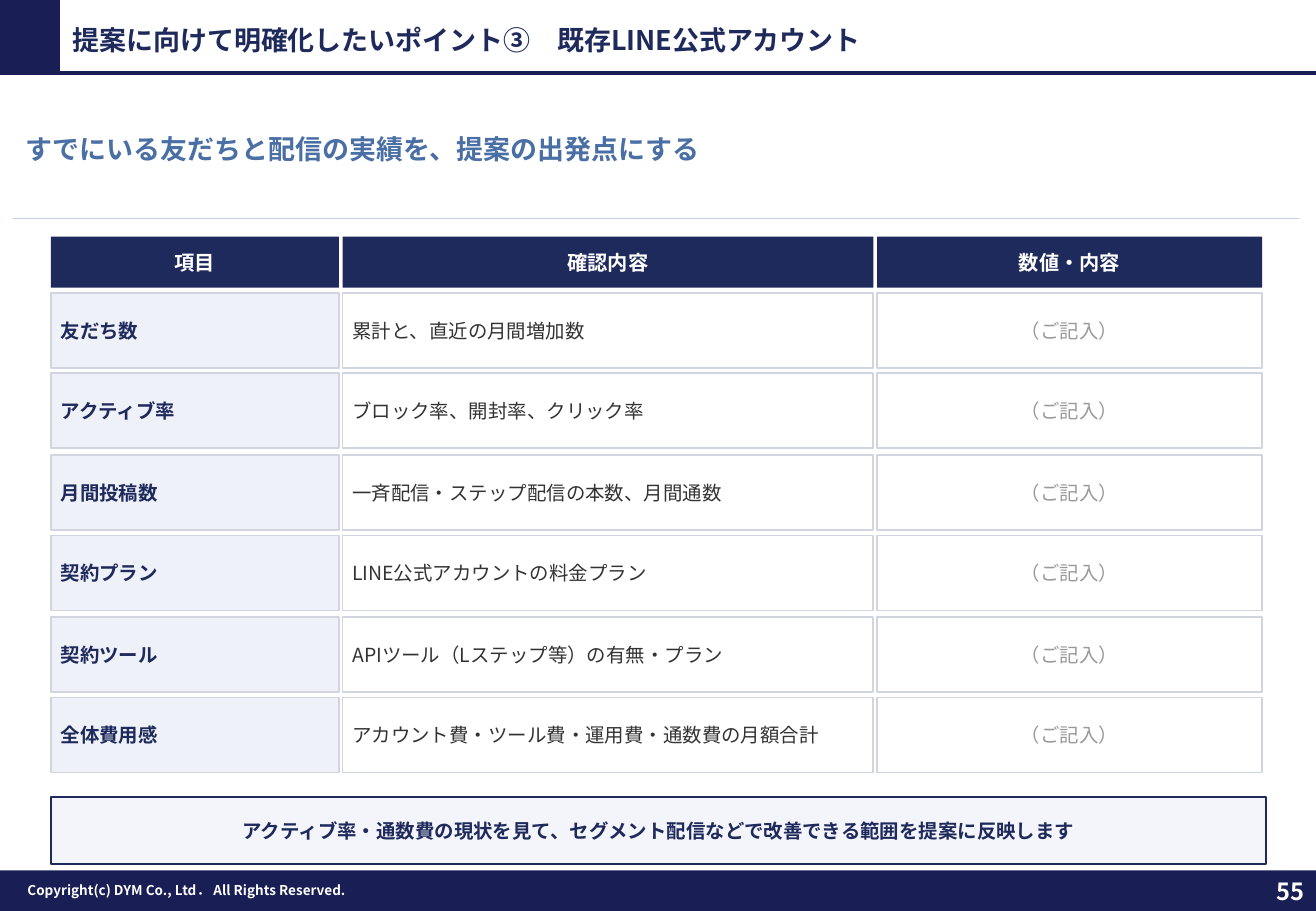
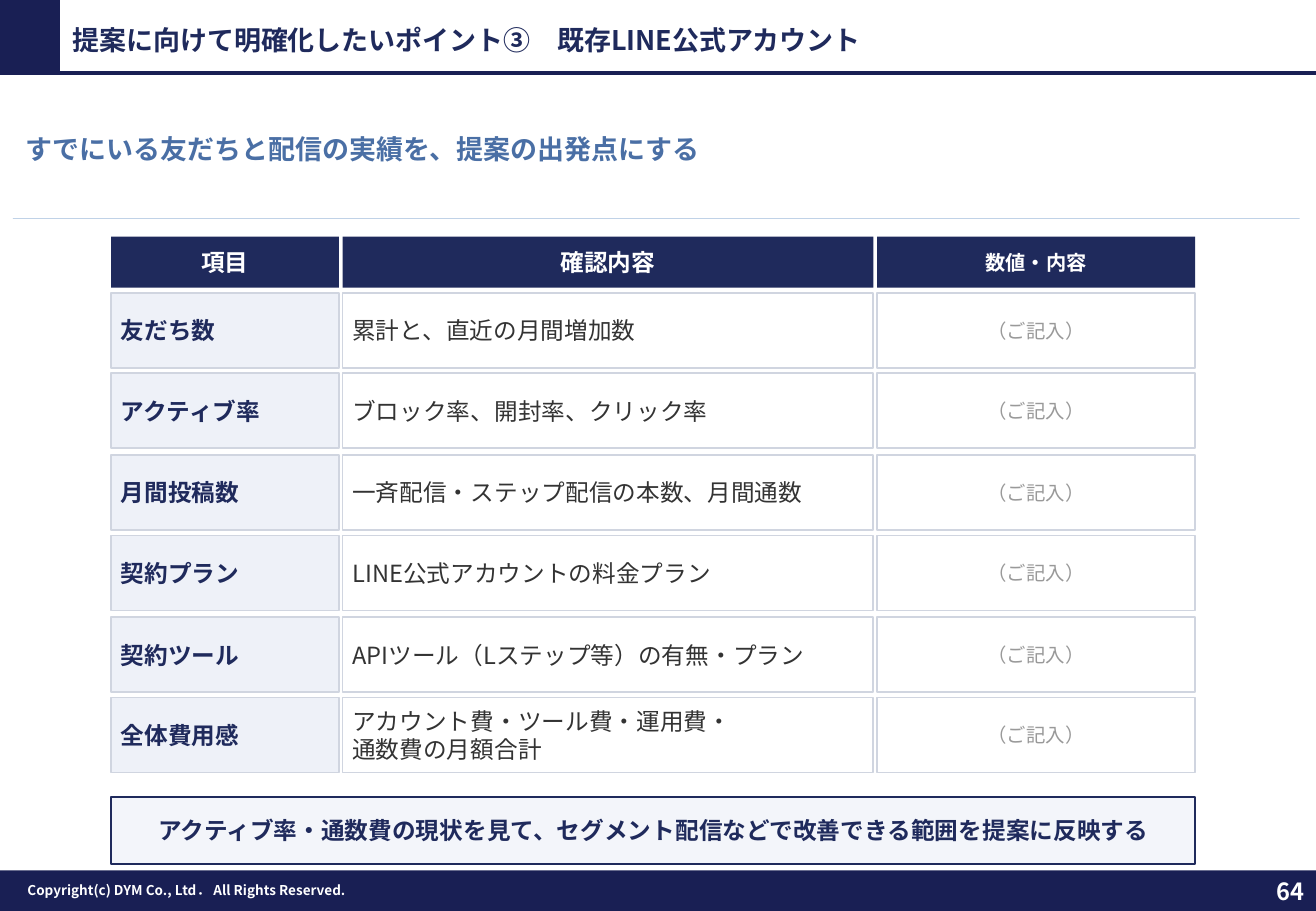
Before and after one commit to tonomura-r-dev/folder, a slide deck: slide 64 of 教育（塾）業界_LINE公式アカウント運用のご提案_新FMT版.pptx (slide 55 before the commit). Drawn at 1316x911 pixels with LibreOffice and Linux fonts; fonts in the diff are those of the drawing; background and template pictures are left out. Boxes give left, top, right and bottom in pixels: in the first picture for what was removed or moved away, otherwise in the second. Text is boxed around its words. In the diff, an @@ line names an element or a change of style, - is before the commit and + after.

```diff
--- a/教育（塾）業界_LINE公式アカウント運用のご提案_新FMT版.pptx
+++ b/教育（塾）業界_LINE公式アカウント運用のご提案_新FMT版.pptx
@@ rectangle "項目" at box(112, 237, 339, 288): size 12 to 14 pt @@
@@ rectangle "項目": place and size @@
-rectangle "項目" at box(51, 237, 339, 288)
+rectangle "項目" at box(112, 237, 339, 288)
@@ rectangle "確認内容" at box(343, 237, 874, 288): size 12 to 14 pt @@
@@ rectangle "数値・内容": place and size @@
-rectangle "数値・内容" at box(877, 237, 1263, 288)
+rectangle "数値・内容" at box(877, 237, 1196, 288)
@@ rectangle "友だち数": place and size @@
-rectangle "友だち数" at box(51, 293, 339, 368)
+rectangle "友だち数" at box(112, 293, 339, 368)
@@ rectangle "（ご記入）": place and size @@
-rectangle "（ご記入）" at box(877, 293, 1263, 368)
+rectangle "（ご記入）" at box(877, 293, 1196, 368)
@@ rectangle "アクティブ率": place and size @@
-rectangle "アクティブ率" at box(51, 373, 339, 448)
+rectangle "アクティブ率" at box(112, 373, 339, 448)
@@ rectangle "（ご記入）": place and size @@
-rectangle "（ご記入）" at box(877, 373, 1263, 448)
+rectangle "（ご記入）" at box(877, 373, 1196, 448)
@@ rectangle "月間投稿数": place and size @@
-rectangle "月間投稿数" at box(51, 456, 339, 531)
+rectangle "月間投稿数" at box(112, 456, 339, 531)
@@ rectangle "（ご記入）": place and size @@
-rectangle "（ご記入）" at box(877, 456, 1263, 531)
+rectangle "（ご記入）" at box(877, 456, 1196, 531)
@@ rectangle "契約プラン": place and size @@
-rectangle "契約プラン" at box(51, 536, 339, 611)
+rectangle "契約プラン" at box(112, 536, 339, 611)
@@ rectangle "（ご記入）": place and size @@
-rectangle "（ご記入）" at box(877, 536, 1263, 611)
+rectangle "（ご記入）" at box(877, 536, 1196, 611)
@@ rectangle "契約ツール": place and size @@
-rectangle "契約ツール" at box(51, 617, 339, 693)
+rectangle "契約ツール" at box(112, 617, 339, 693)
@@ rectangle "（ご記入）": place and size @@
-rectangle "（ご記入）" at box(877, 617, 1263, 693)
+rectangle "（ご記入）" at box(877, 617, 1196, 693)
@@ size 11.5 to 14 pt in 11 elements at box(343, 293, 874, 368), box(343, 373, 874, 448), box(343, 456, 874, 531), box(343, 536, 874, 611), box(343, 617, 874, 693), box(112, 293, 339, 368), box(112, 373, 339, 448), box(112, 456, 339, 531), box(112, 536, 339, 611), box(112, 617, 339, 693), box(112, 697, 339, 773) @@
@@ rectangle "全体費用感": place and size @@
-rectangle "全体費用感" at box(51, 697, 339, 773)
+rectangle "全体費用感" at box(112, 697, 339, 773)
@@ text in rectangle at box(352, 710, 731, 760): text changed; size 11.5 to 14 pt @@
-アカウント費・ツール費・運用費・通数費の月額合計
+アカウント費・ツール費・運用費・
+通数費の月額合計
@@ rectangle "（ご記入）": place and size @@
-rectangle "（ご記入）" at box(877, 697, 1263, 773)
+rectangle "（ご記入）" at box(877, 697, 1196, 773)
@@ rectangle "アクティブ率・通数費の現状を見て、セグメント配信などで改善できる範囲を提案に反映する": place and size @@
-rectangle "アクティブ率・通数費の現状を見て、セグメント配信などで改善できる範囲を提案に反映する" at box(51, 797, 1266, 864)
+rectangle "アクティブ率・通数費の現状を見て、セグメント配信などで改善できる範囲を提案に反映する" at box(112, 797, 1196, 864)
@@ text in rectangle at box(158, 818, 1148, 841): text changed; size 11.5 to 14 pt @@
-アクティブ率・通数費の現状を見て、セグメント配信などで改善できる範囲を提案に反映します
+アクティブ率・通数費の現状を見て、セグメント配信などで改善できる範囲を提案に反映する
@@ page number at box(1276, 882, 1304, 901): text changed @@
-55
+64
```
Also in this commit, not shown: 35 other slides changed, 20 slides added, 4 slides removed, 4 other files.
